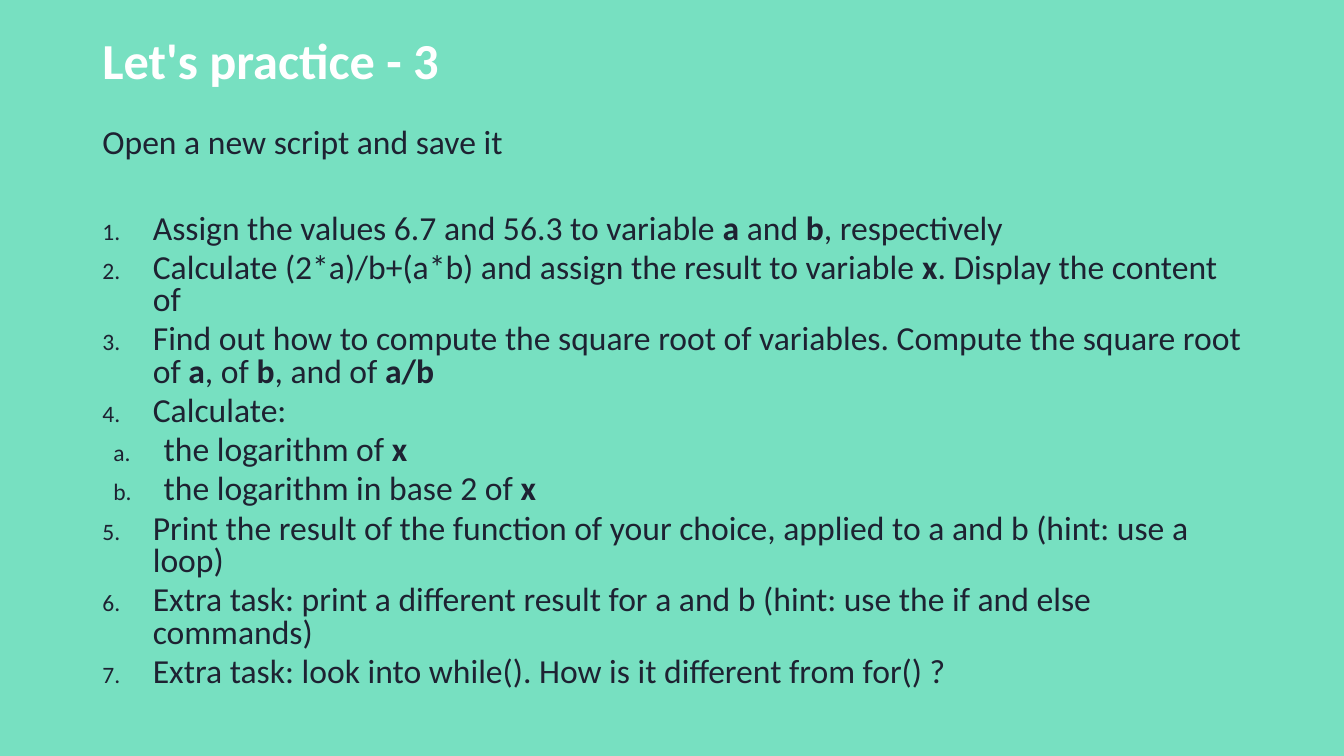
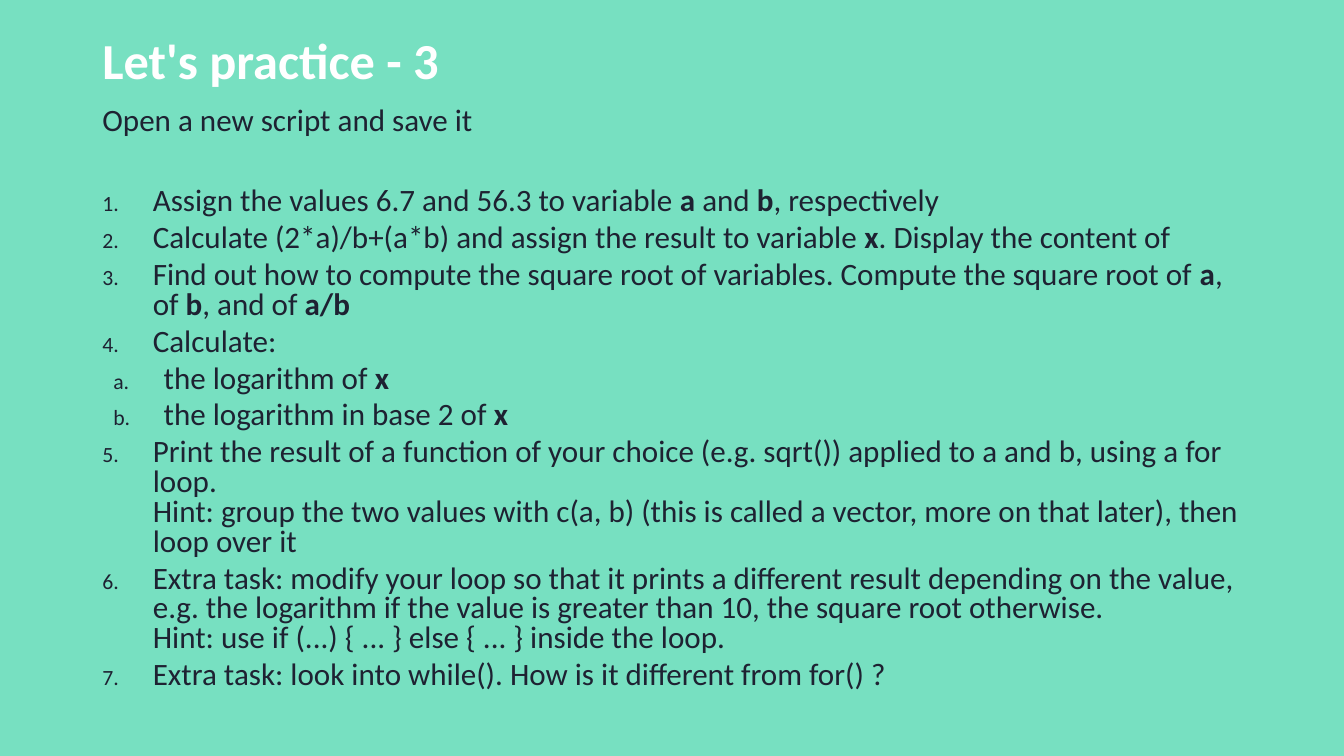
Before and after one commit to sib-swiss/first-steps-with-R-training, a slide deck: slide 64 of assets/pptx/First-steps-with-R_day1.pptx (slide 61 before the commit). Drawn at 1344x756 pixels with LibreOffice and Linux fonts; fonts in the diff are those of the drawing. Boxes give left, top, right and bottom in pixels: in the first picture for what was removed or moved away, otherwise in the second. Text is boxed around its words. In the diff, an @@ line names an element or a change of style, - is before the commit and + after.

```diff
--- a/assets/pptx/First-steps-with-R_day1.pptx
+++ b/assets/pptx/First-steps-with-R_day1.pptx
@@ text "Open a new script and ...": place and size @@
-text "Open a new script and ..." at (102,130,1241,688)
+text "Open a new script and ..." at (102,109,1237,689)
@@ text at (102,109,1223,689): size 24 to 22.2 pt in "Open a new script and save it", "Assign the values 6.7 and 56.3 to ...", "Calculate (2*a)/b+(a*b) and assign the result to ...", "Find out how to compute the square ..." and 4 more places @@
@@ text at (153,439,1237,653): text changed; size 24 to 22.2 pt @@
-  5. Print the result of the function of your choice, applied to a and b (hint: use a loop)
-  6. Extra task: print a different result for a and b (hint: use the if and else commands)
+  5. Print the result of a function of your choice (e.g. sqrt()) applied to a and b, using a for loop.
+     Hint: group the two values with c(a, b) (this is called a vector, more on that later), then loop over it
+  6. Extra task: modify your loop so that it prints a different result depending on the value, e.g. the logarithm if the value is greater than 10, the square root otherwise.
+     Hint: use if (...) { ... } else { ... } inside the loop.
```
Also in this commit, not shown: 10 other slides changed, 3 slides added, 1 other file.
